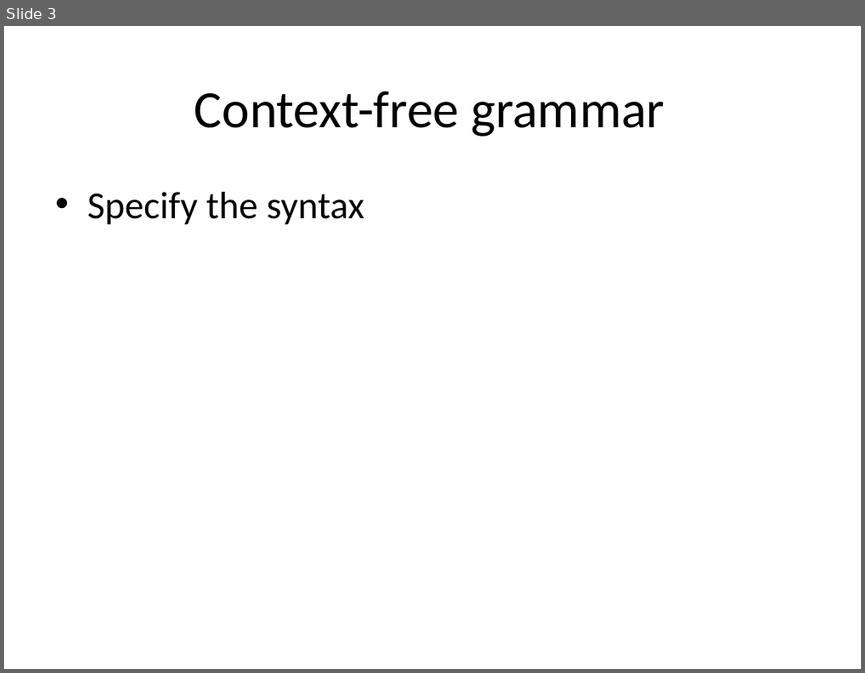
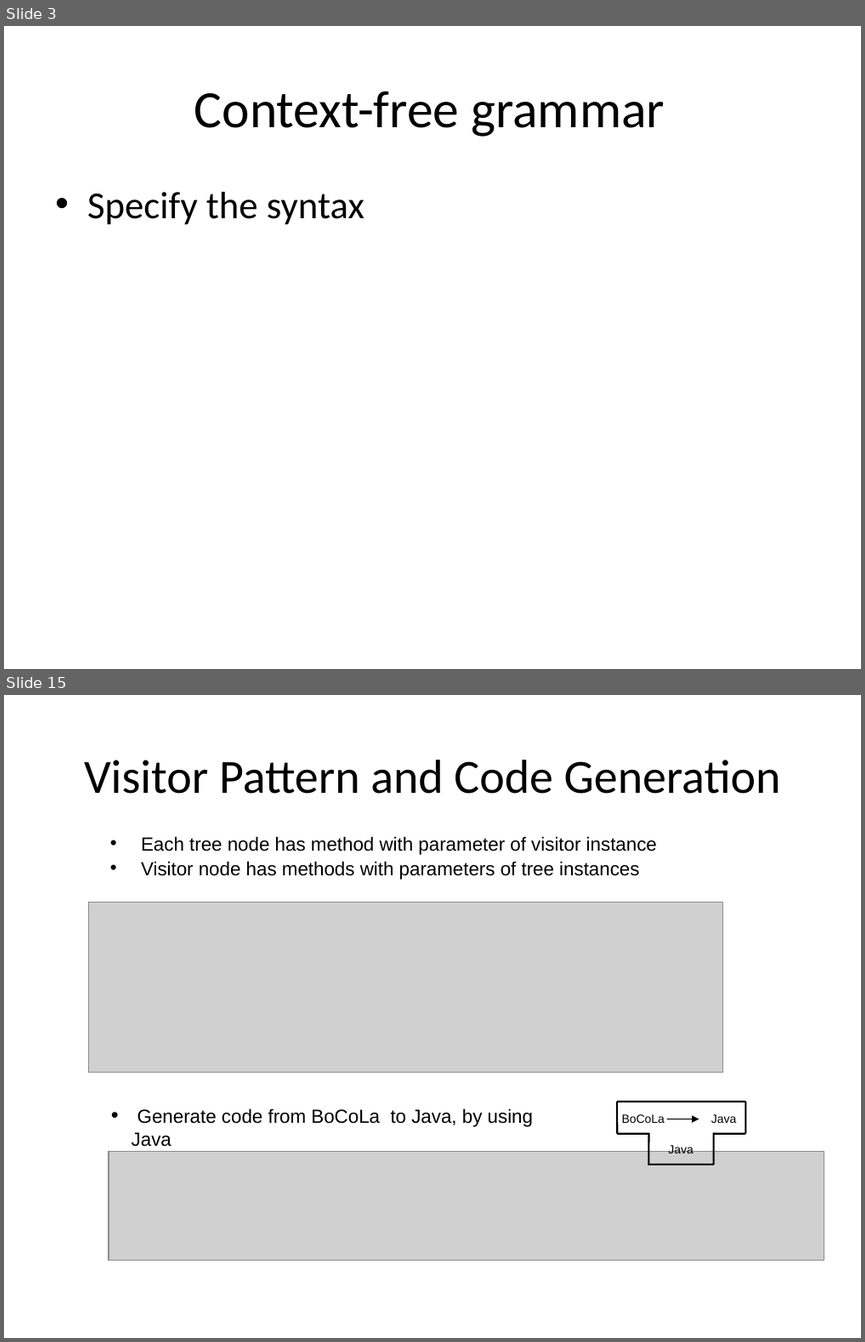
Before and after one commit to isurup/kalle-martin-group, a slide deck: SSE2/slides/1 Analysis.ppt. Shown one above the other, each under a label of ours: slide 3 before the commit, slides 3 and 15 after it; the slides between them are not shown. The pictures are 865x673 and 865x1342 pixels, drawn with LibreOffice and Linux fonts; fonts in the diff are those of the drawing; grey boxes stand for pictures. Boxes give left, top, right and bottom in pixels: in the first picture for what was removed or moved away, otherwise in the second. Text is boxed around its words. In the diff, an @@ line names an element or a change of style, - is before the commit and + after.

```diff
--- a/SSE2/slides/1 Analysis.ppt
+++ b/SSE2/slides/1 Analysis.ppt
@@ slide 15 added at (4, 695, 861, 1338), background #FFFFFF @@
@@ title added at (84, 760, 781, 794), 40 pt, text #000000 @@
+Visitor Pattern and Code Generation
@@ text added at (141, 836, 657, 879), 16 pt, text #000000 @@
+• Each tree node has method with parameter of visitor instance
+• Visitor node has methods with parameters of tree instances
@@ picture added at (88, 902, 722, 1072) @@
@@ text added at (132, 1108, 533, 1146), 16 pt, text #000000 @@
+• Generate code from BoCoLa to Java, by using Java
@@ group added at (617, 1101, 745, 1165): 8 lines, 3 texts, 1 arrow @@
+Java
+Java
+BoCoLa
@@ picture added at (109, 1151, 824, 1259) @@
```
Also in this commit, not shown: 5 slides changed, 9 other slides added.
